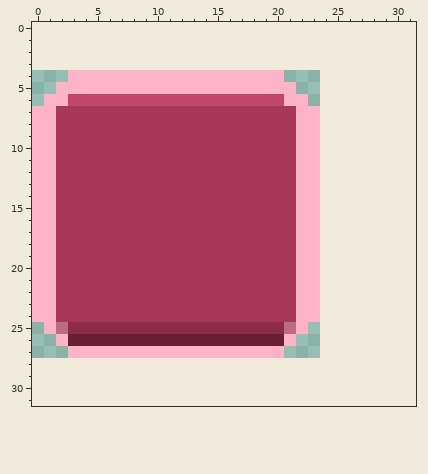
A pixel-art file gets an edit: assets/source/aseprite/ui_button_pressed.aseprite. Above, as it was before the edit.
24x24 pixels, 1 frame. The old version is drawn lined up with the new one, on the new canvas.
Once edited:
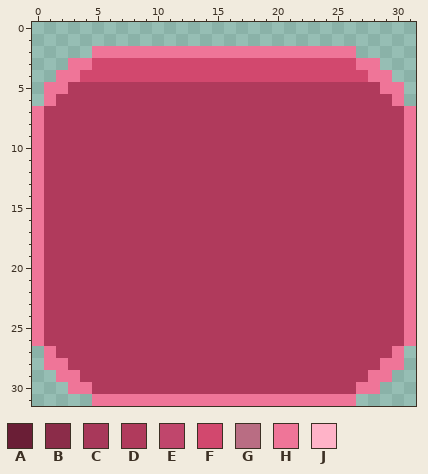
Palette (. is transparent): A #6a1e36  B #8b2c49  C #a8385a  D #b03a5c  E #c0466c  F #d2486e  G #b96d83  H #ef7598  J #ffb3c8
What changed:
canvas 24x24 -> 32x32, the old top-left corner now at 0,4
@@ x 0..31 @@
  1 ................................
- 2 ................................
- 3 ................................
- 4 ...JJJJJJJJJJJJJJJJJJ...........
- 5 ..JJJJJJJJJJJJJJJJJJJJ..........
- 6 .JJEEEEEEEEEEEEEEEEEEJJ.........
- 7 JJCCCCCCCCCCCCCCCCCCCCJJ........
- 8 JJCCCCCCCCCCCCCCCCCCCCJJ........
- 9 JJCCCCCCCCCCCCCCCCCCCCJJ........
-10 JJCCCCCCCCCCCCCCCCCCCCJJ........
-11 JJCCCCCCCCCCCCCCCCCCCCJJ........
-12 JJCCCCCCCCCCCCCCCCCCCCJJ........
-13 JJCCCCCCCCCCCCCCCCCCCCJJ........
-14 JJCCCCCCCCCCCCCCCCCCCCJJ........
-15 JJCCCCCCCCCCCCCCCCCCCCJJ........
-16 JJCCCCCCCCCCCCCCCCCCCCJJ........
-17 JJCCCCCCCCCCCCCCCCCCCCJJ........
-18 JJCCCCCCCCCCCCCCCCCCCCJJ........
-19 JJCCCCCCCCCCCCCCCCCCCCJJ........
-20 JJCCCCCCCCCCCCCCCCCCCCJJ........
-21 JJCCCCCCCCCCCCCCCCCCCCJJ........
-22 JJCCCCCCCCCCCCCCCCCCCCJJ........
-23 JJCCCCCCCCCCCCCCCCCCCCJJ........
-24 JJCCCCCCCCCCCCCCCCCCCCJJ........
-25 .JGBBBBBBBBBBBBBBBBBBGJ.........
-26 ..JAAAAAAAAAAAAAAAAAAJ..........
-27 ...JJJJJJJJJJJJJJJJJJ...........
-28 ................................
-29 ................................
-30 ................................
-31 ................................
+ 2 .....HHHHHHHHHHHHHHHHHHHHHH.....
+ 3 ...HHFFFFFFFFFFFFFFFFFFFFFFHH...
+ 4 ..HHFFFFFFFFFFFFFFFFFFFFFFFFHH..
+ 5 .HHDDDDDDDDDDDDDDDDDDDDDDDDDDHH.
+ 6 .HDDDDDDDDDDDDDDDDDDDDDDDDDDDDH.
+ 7 HDDDDDDDDDDDDDDDDDDDDDDDDDDDDDDH
+ 8 HDDDDDDDDDDDDDDDDDDDDDDDDDDDDDDH
+ 9 HDDDDDDDDDDDDDDDDDDDDDDDDDDDDDDH
+10 HDDDDDDDDDDDDDDDDDDDDDDDDDDDDDDH
+11 HDDDDDDDDDDDDDDDDDDDDDDDDDDDDDDH
+12 HDDDDDDDDDDDDDDDDDDDDDDDDDDDDDDH
+13 HDDDDDDDDDDDDDDDDDDDDDDDDDDDDDDH
+14 HDDDDDDDDDDDDDDDDDDDDDDDDDDDDDDH
+15 HDDDDDDDDDDDDDDDDDDDDDDDDDDDDDDH
+16 HDDDDDDDDDDDDDDDDDDDDDDDDDDDDDDH
+17 HDDDDDDDDDDDDDDDDDDDDDDDDDDDDDDH
+18 HDDDDDDDDDDDDDDDDDDDDDDDDDDDDDDH
+19 HDDDDDDDDDDDDDDDDDDDDDDDDDDDDDDH
+20 HDDDDDDDDDDDDDDDDDDDDDDDDDDDDDDH
+21 HDDDDDDDDDDDDDDDDDDDDDDDDDDDDDDH
+22 HDDDDDDDDDDDDDDDDDDDDDDDDDDDDDDH
+23 HDDDDDDDDDDDDDDDDDDDDDDDDDDDDDDH
+24 HDDDDDDDDDDDDDDDDDDDDDDDDDDDDDDH
+25 HDDDDDDDDDDDDDDDDDDDDDDDDDDDDDDH
+26 HDDDDDDDDDDDDDDDDDDDDDDDDDDDDDDH
+27 .HDDDDDDDDDDDDDDDDDDDDDDDDDDDDH.
+28 .HHDDDDDDDDDDDDDDDDDDDDDDDDDDHH.
+29 ..HHDDDDDDDDDDDDDDDDDDDDDDDDHH..
+30 ...HHDDDDDDDDDDDDDDDDDDDDDDHH...
+31 .....HHHHHHHHHHHHHHHHHHHHHH.....
Boxes around the changes in both pictures, in picture pixels (x1, y1, x2, y2):
changed: (32, 46, 416, 406)
